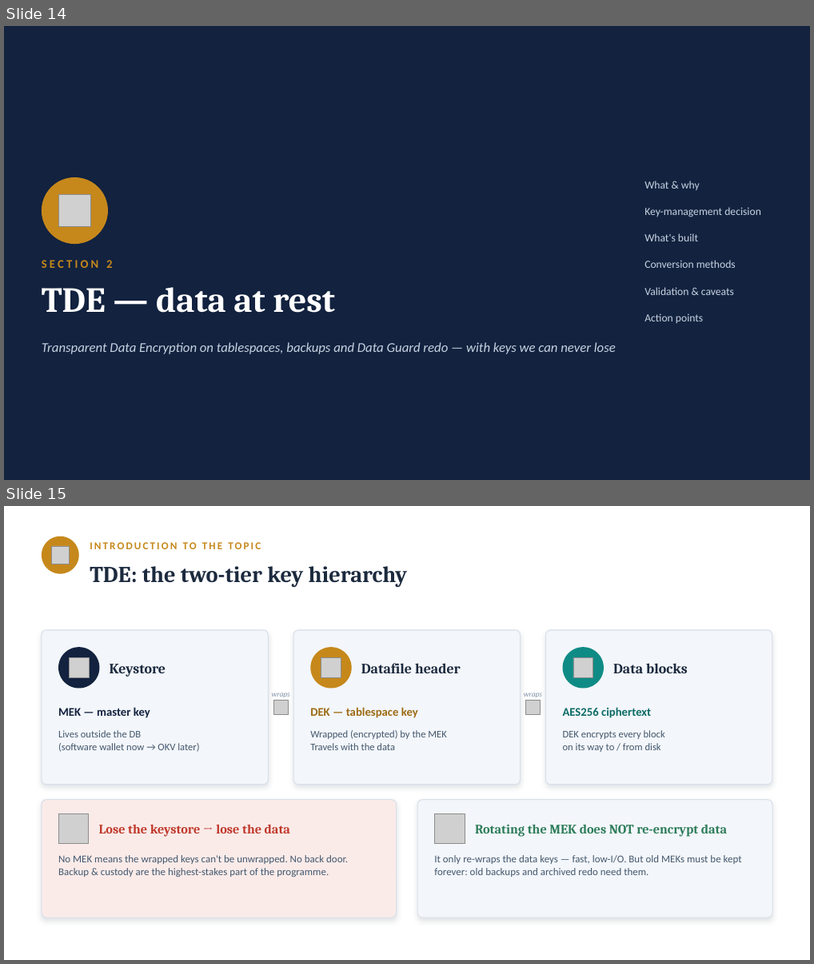
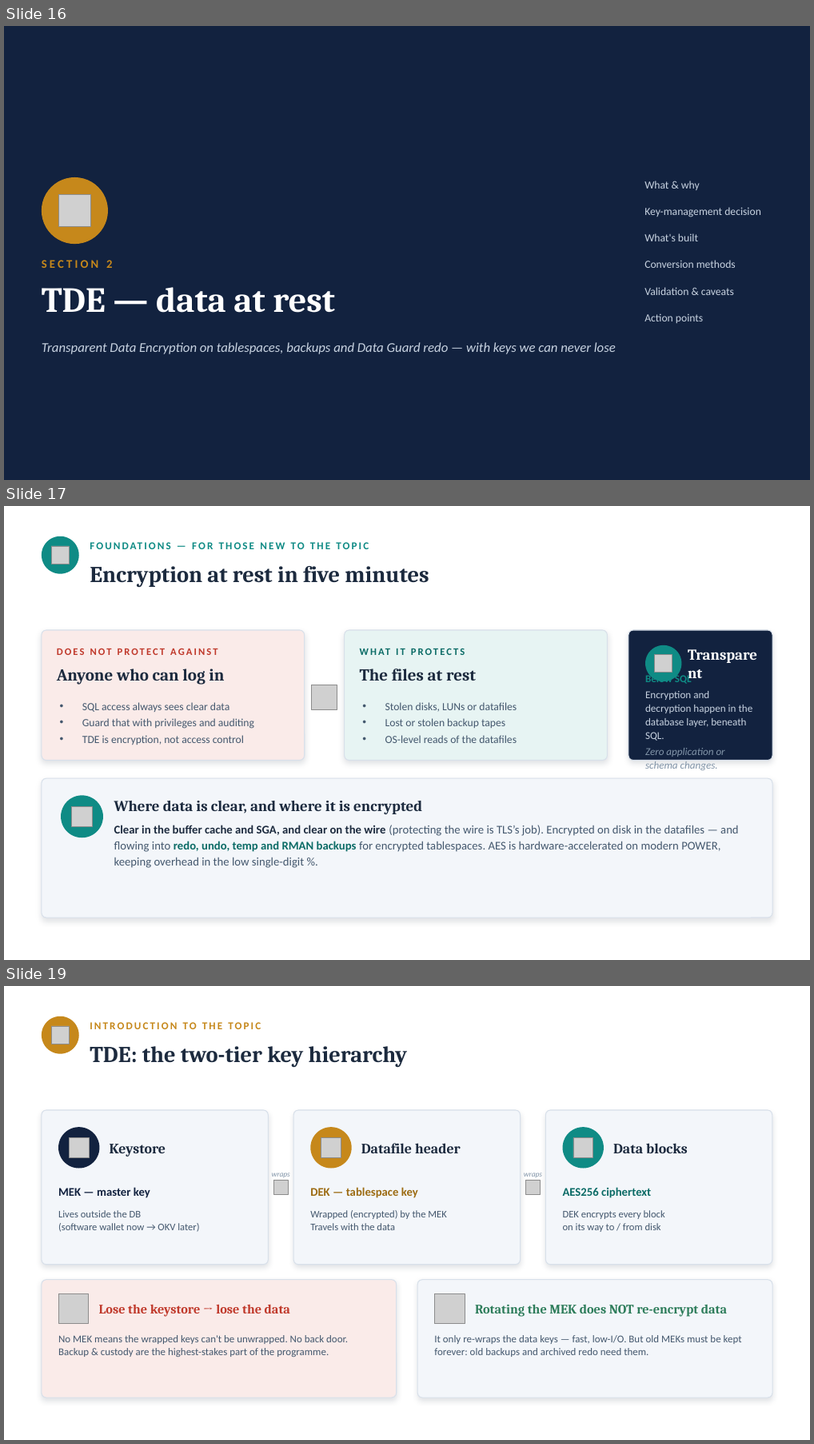
Before and after one commit to davidbudac/csob_tls_tde, a slide deck: CSOB_TLS_TDE_Presentation.pptx. Shown one above the other, each under a label of ours: slides 14 and 15 before the commit, slides 16, 17 and 19 after it; the slides between them are not shown. The pictures are 814x964 and 814x1444 pixels, drawn with LibreOffice and Linux fonts; fonts in the diff are those of the drawing; grey boxes stand for pictures; background and template pictures are left out. Boxes give left, top, right and bottom in pixels: in the first picture for what was removed or moved away, otherwise in the second. Text is boxed around its words. In the diff, an @@ line names an element or a change of style, - is before the commit and + after.

```diff
--- a/CSOB_TLS_TDE_Presentation.pptx
+++ b/CSOB_TLS_TDE_Presentation.pptx
@@ slide 17 added at [4, 506, 810, 960], background #FFFFFF @@
@@ ellipse added at [42, 536, 79, 574], fill #0F8B85 @@
@@ picture added at [51, 546, 70, 564] @@
@@ text added at [90, 536, 773, 554], 12.5 pt, text #0F8B85, bold @@
+FOUNDATIONS — FOR THOSE NEW TO THE TOPIC
@@ text added at [90, 566, 429, 587], 27 pt, text #1C2A3E, bold @@
+Encryption at rest in five minutes
@@ rounded rectangle added at [42, 630, 305, 760], fill #FAEBE9, outline #D8E0EA 1 pt @@
@@ text added at [57, 648, 218, 655], 12 pt, text #C0392B, bold @@
+DOES NOT PROTECT AGAINST
@@ rounded rectangle added at [345, 630, 608, 760], fill #E7F4F3, outline #D8E0EA 1 pt @@
@@ text added at [360, 642, 593, 660], 12 pt, text #0B6B66, bold @@
+WHAT IT PROTECTS
@@ rounded rectangle added at [629, 630, 773, 760], fill #12223F, outline #D8E0EA 1 pt @@
@@ ellipse added at [646, 645, 682, 681], fill #0F8B85 @@
@@ text added at [688, 645, 766, 681], 18 pt, text #FFFFFF, bold @@
+Transparent
@@ text added at [57, 668, 224, 684], 20 pt, text #1C2A3E, bold @@
+Anyone who can log in
@@ text added at [360, 668, 476, 680], 20 pt, text #1C2A3E, bold @@
+The files at rest
@@ text added at [646, 673, 754, 770], 12.5 pt, text #C7D2E0 @@
+Below SQL
+Encryption and decryption happen in the database layer, beneath SQL.
+Zero application or schema changes.
@@ picture added at [655, 655, 673, 672] @@
@@ picture added at [312, 684, 338, 710] @@
@@ text added at [82, 702, 254, 744], 13 pt, text #44586E @@
+• SQL access always sees clear data
+• Guard that with privileges and auditing
+• TDE is encryption, not access control
@@ text added at [386, 702, 517, 743], 13 pt, text #44586E @@
+• Stolen disks, LUNs or datafiles
+• Lost or stolen backup tapes
+• OS-level reads of the datafiles
@@ rounded rectangle added at [42, 778, 773, 917], fill #F3F6FA, outline #D8E0EA 1 pt @@
@@ ellipse added at [61, 795, 103, 837], fill #0F8B85 @@
@@ picture added at [72, 806, 92, 827] @@
@@ text added at [114, 800, 422, 814], 18 pt, text #1C2A3E, bold @@
+Where data is clear, and where it is encrypted
@@ text added at [114, 824, 738, 868], 14 pt, text #44586E @@
+Clear in the buffer cache and SGA, and clear on the wire (protecting the wire is TLS’s job). Encrypted on disk in the datafiles — and flowing into redo, undo, temp and RMAN backups for encrypted tablespaces. AES is hardware-accelerated on modern POWER, keeping overhead in the low single-digit %.
@@ what was slide 14 is now slide 16 @@
@@ what was slide 15 is now slide 19 @@
```
Also in this commit, not shown: 4 slides changed, 3 other slides added, 8 other files.
